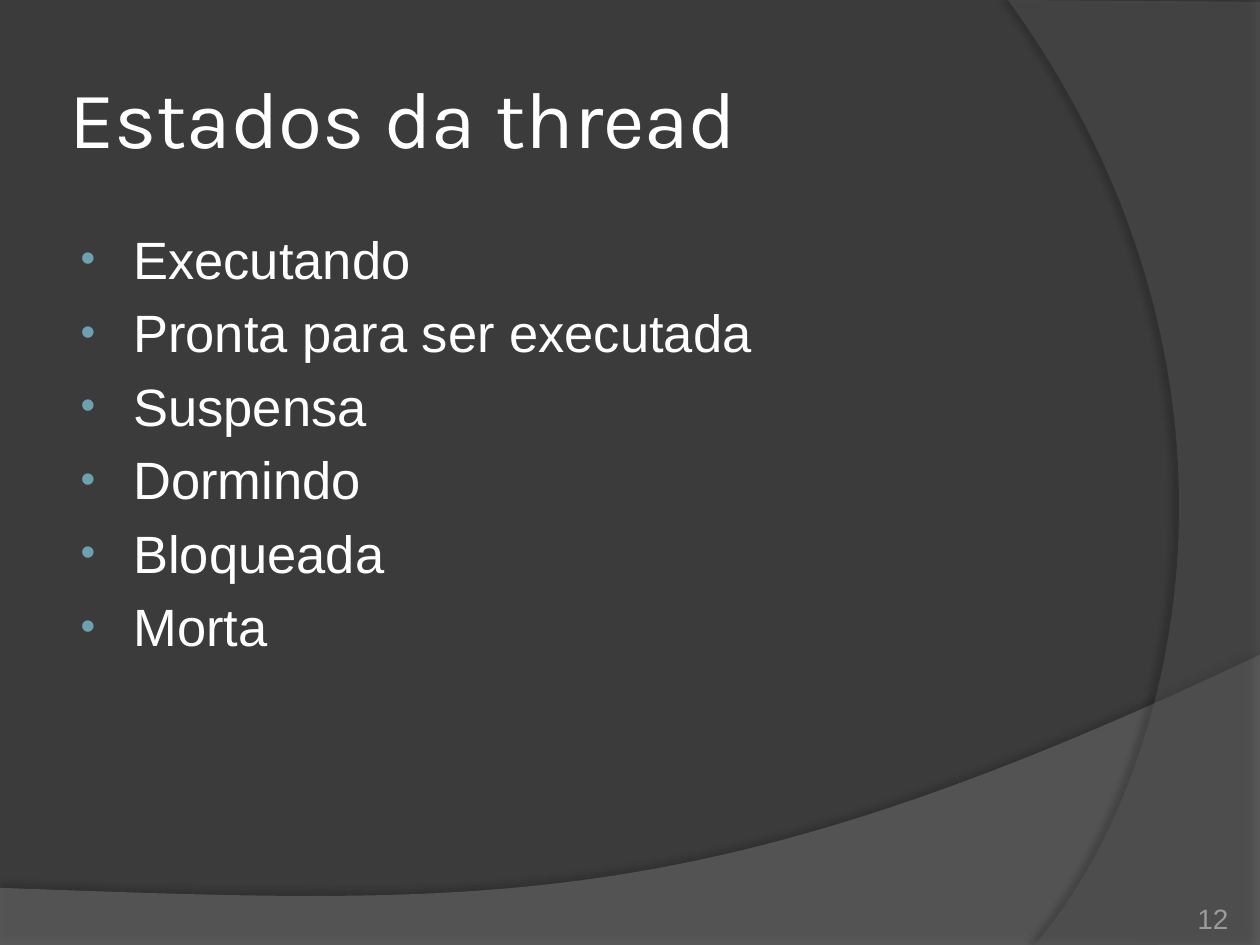
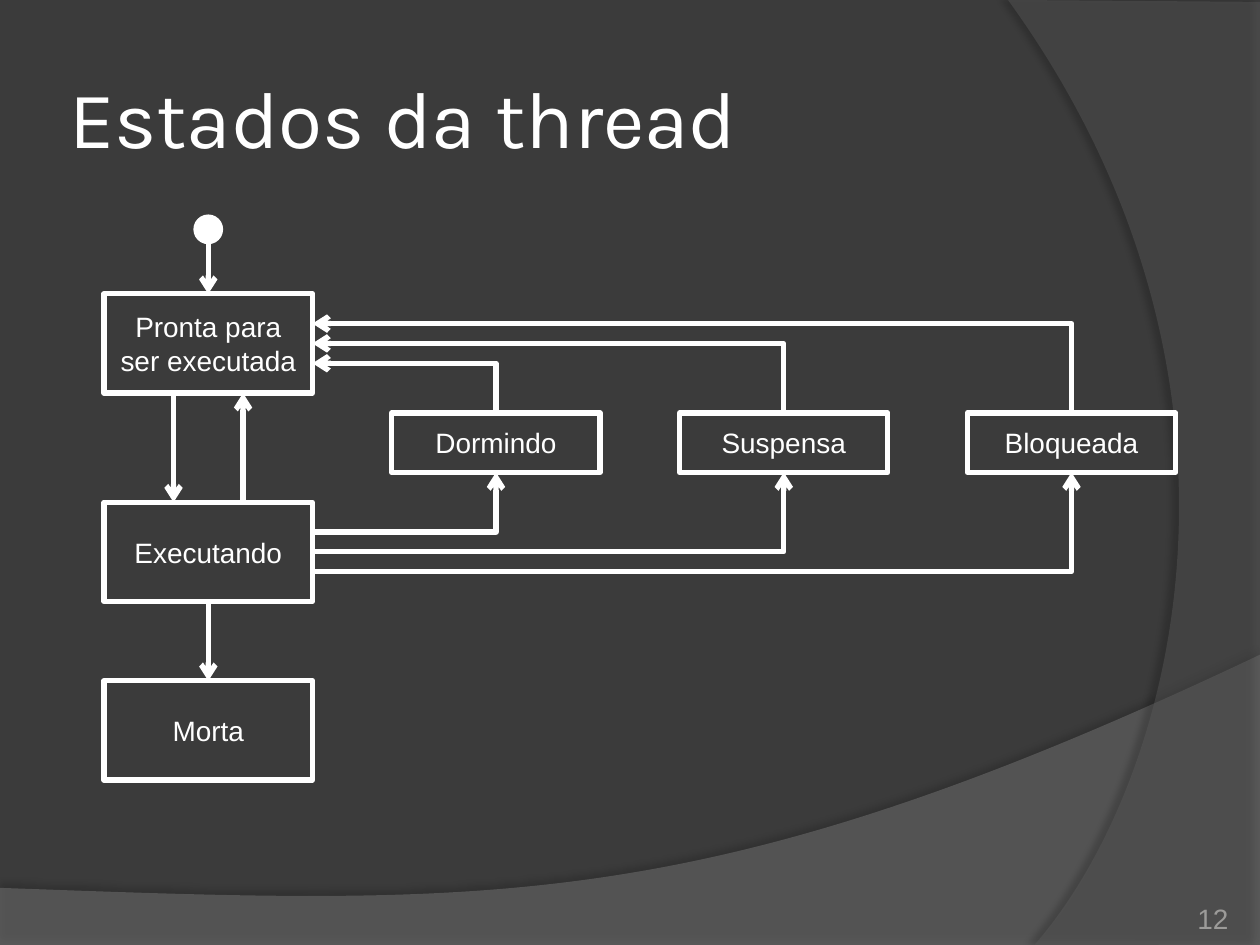
Before and after one commit to duchesqui/slzvieira-training, a slide deck: slide 12 of 2-Java-Programmer-Modulo-II/14.Capitulo08.pptx. Drawn at 1260x945 pixels with LibreOffice and Linux fonts; fonts in the diff are those of the drawing. Boxes give left, top, right and bottom in pixels: in the first picture for what was removed or moved away, otherwise in the second. Text is boxed around its words. In the diff, an @@ line names an element or a change of style, - is before the commit and + after.

Commit message:
Capítulo 8: Estados da thread.

```diff
--- a/2-Java-Programmer-Modulo-II/14.Capitulo08.pptx
+++ b/2-Java-Programmer-Modulo-II/14.Capitulo08.pptx
@@ ellipse added at [194, 214, 224, 244], fill #FFFFFF @@
@@ arrow added from (208, 231) to (208, 294), #FFFFFF 3 pt @@
@@ text removed at [133, 241, 751, 647] @@
-• Executando
-• Pronta para ser executada
-• Suspensa
-• Dormindo
-• Bloqueada
-• Morta
@@ rectangle added at [105, 294, 312, 393], outline #FFFFFF 3 pt, 16 pt, text #FFFFFF @@
+Pronta para
+ser executada
@@ elbow arrow added from (1071, 413) to (312, 324), #FFFFFF 3 pt @@
@@ elbow arrow added from (784, 413) to (312, 344), #FFFFFF 3 pt @@
@@ elbow arrow added from (496, 413) to (312, 363), #FFFFFF 3 pt @@
@@ arrow added from (174, 393) to (174, 503), #FFFFFF 3 pt @@
@@ arrow added from (243, 503) to (243, 393), #FFFFFF 3 pt @@
@@ rectangle added at [392, 413, 600, 472], outline #FFFFFF 3 pt, 16 pt, text #FFFFFF @@
+Dormindo
@@ rectangle added at [679, 413, 887, 472], outline #FFFFFF 3 pt, 16 pt, text #FFFFFF @@
+Suspensa
@@ rectangle added at [968, 413, 1176, 472], outline #FFFFFF 3 pt, 16 pt, text #FFFFFF @@
+Bloqueada
@@ elbow arrow added from (312, 532) to (496, 472), #FFFFFF 3 pt @@
@@ elbow arrow added from (312, 552) to (784, 472), #FFFFFF 3 pt @@
@@ elbow arrow added from (312, 572) to (1071, 472), #FFFFFF 3 pt @@
@@ rectangle added at [105, 503, 312, 602], outline #FFFFFF 3 pt, 16 pt, text #FFFFFF @@
+Executando
@@ arrow added from (208, 601) to (208, 680), #FFFFFF 3 pt @@
@@ rectangle added at [105, 680, 312, 780], outline #FFFFFF 3 pt, 16 pt, text #FFFFFF @@
+Morta
```
Also in this commit, not shown: 7 slides added.
